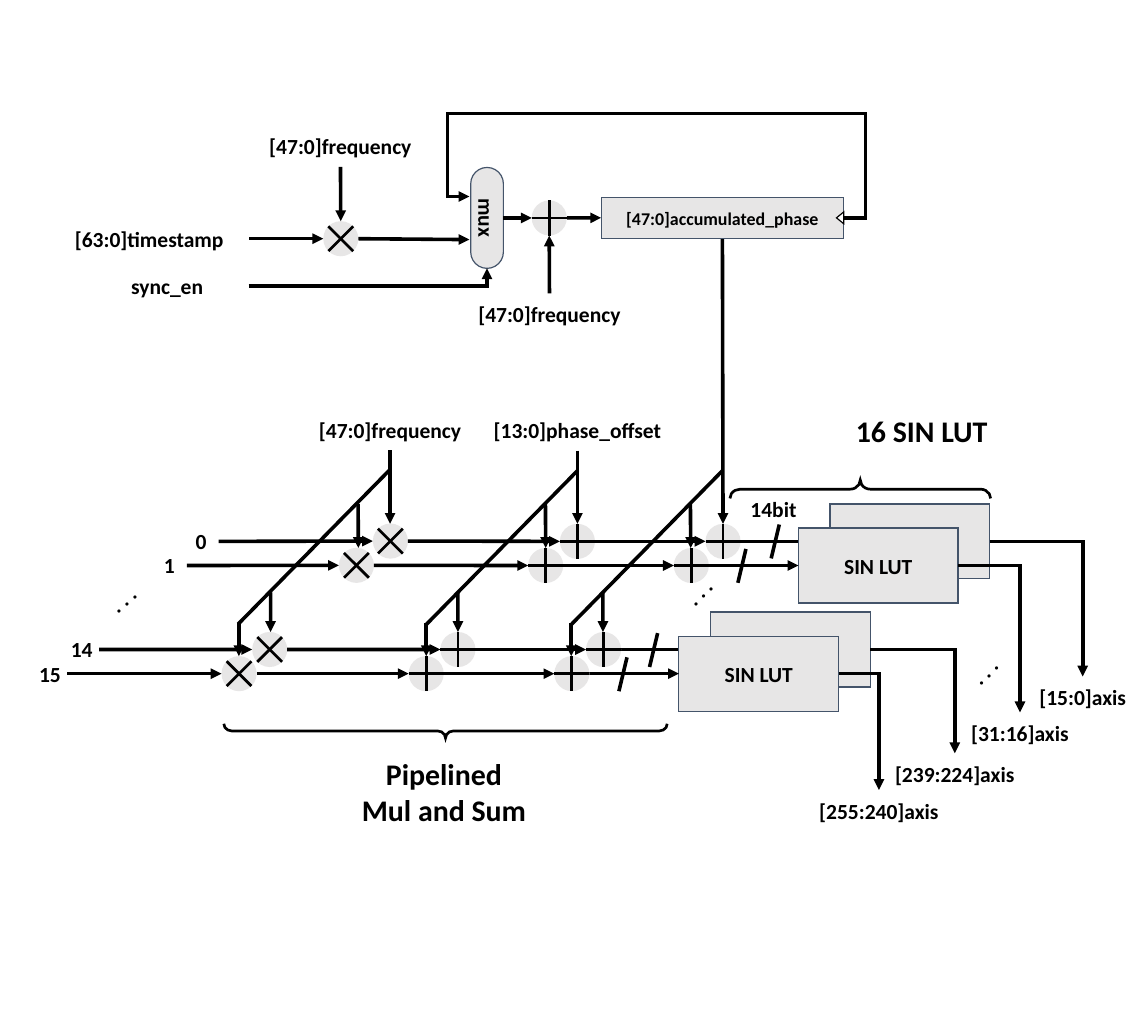
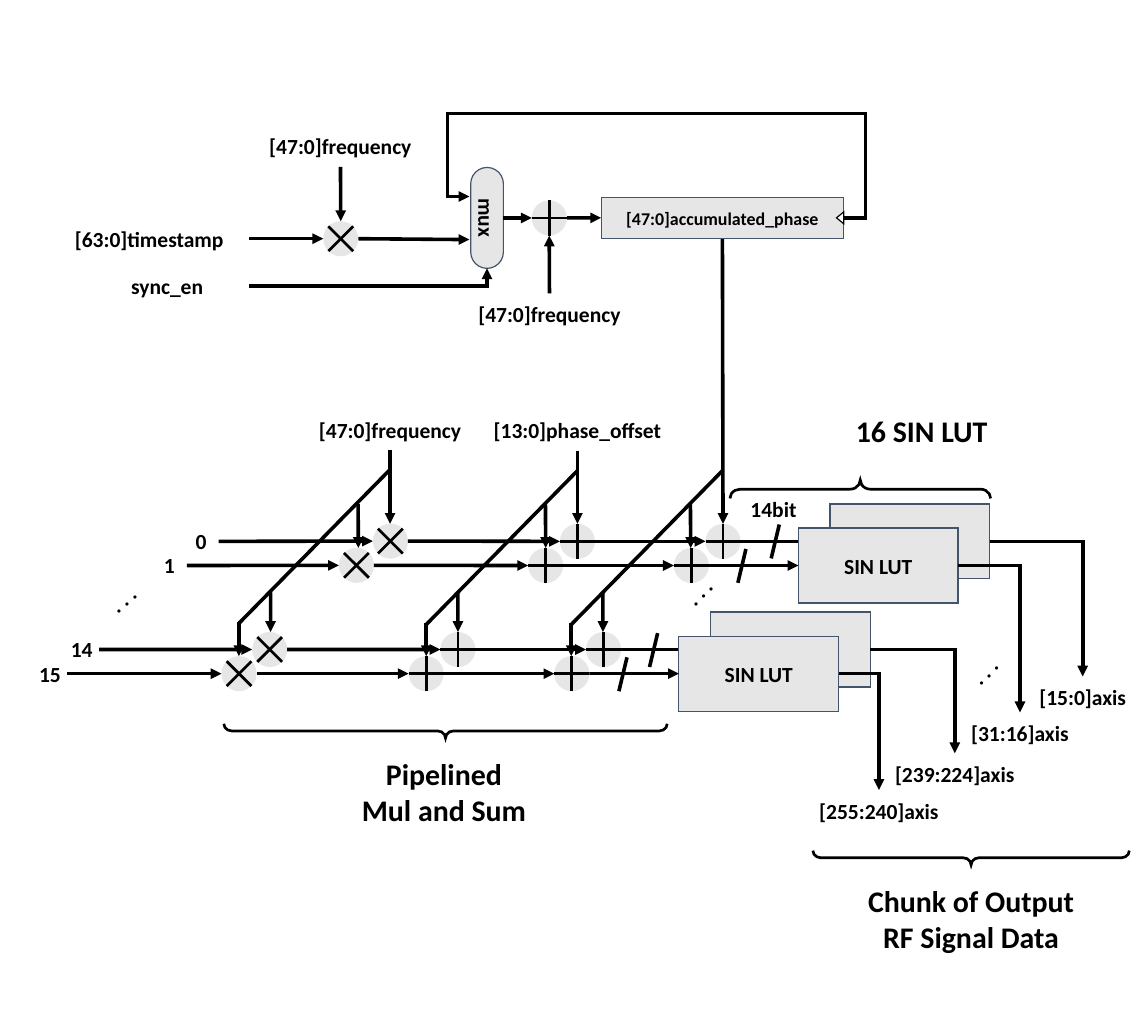
Before and after one commit to snu-quiqcl/Vivado_prj_manager, a slide deck: slide 25 of Document/PPT/RFSoC_Design_V1_1.pptx. Drawn at 1148x1017 pixels with LibreOffice and Linux fonts; fonts in the diff are those of the drawing. Boxes give left, top, right and bottom in pixels: in the first picture for what was removed or moved away, otherwise in the second. Text is boxed around its words. In the diff, an @@ line names an element or a change of style, - is before the commit and + after.

```diff
--- a/Document/PPT/RFSoC_Design_V1_1.pptx
+++ b/Document/PPT/RFSoC_Design_V1_1.pptx
@@ right brace added at (813, 850, 1130, 865), outline #000000 2.25 pt @@
@@ text added at (868, 891, 1074, 953), 25 pt, text #000000, bold @@
+Chunk of Output RF Signal Data
```
Also in this commit, not shown: 2 other slides changed, 35 other files.
